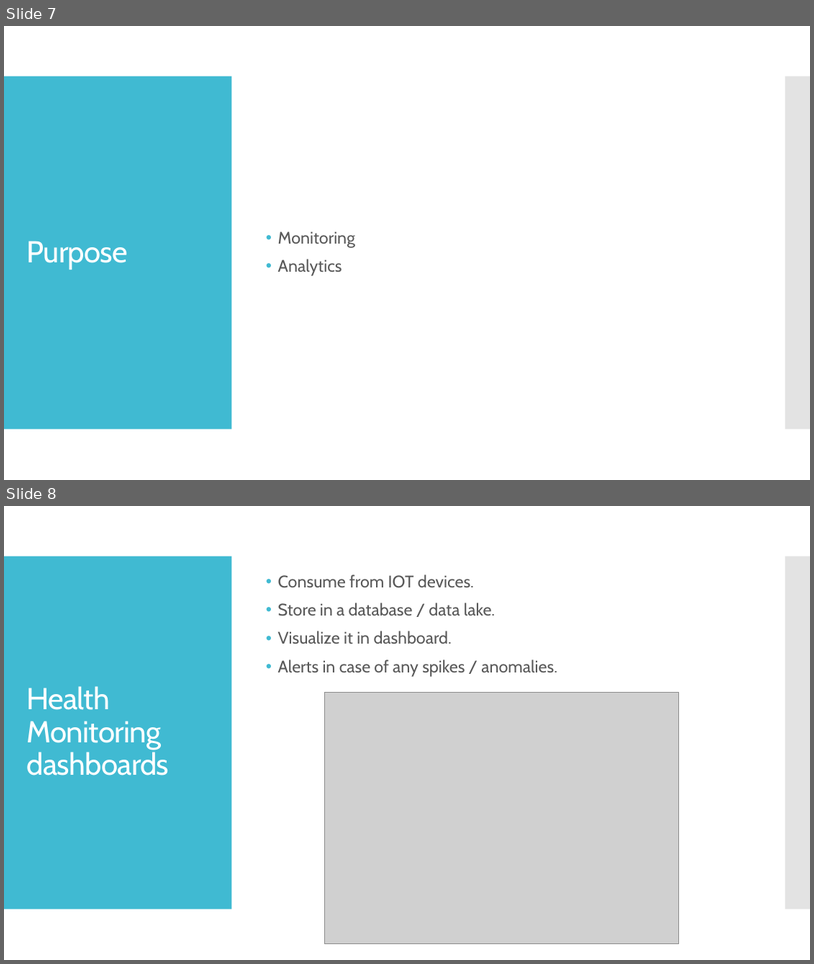
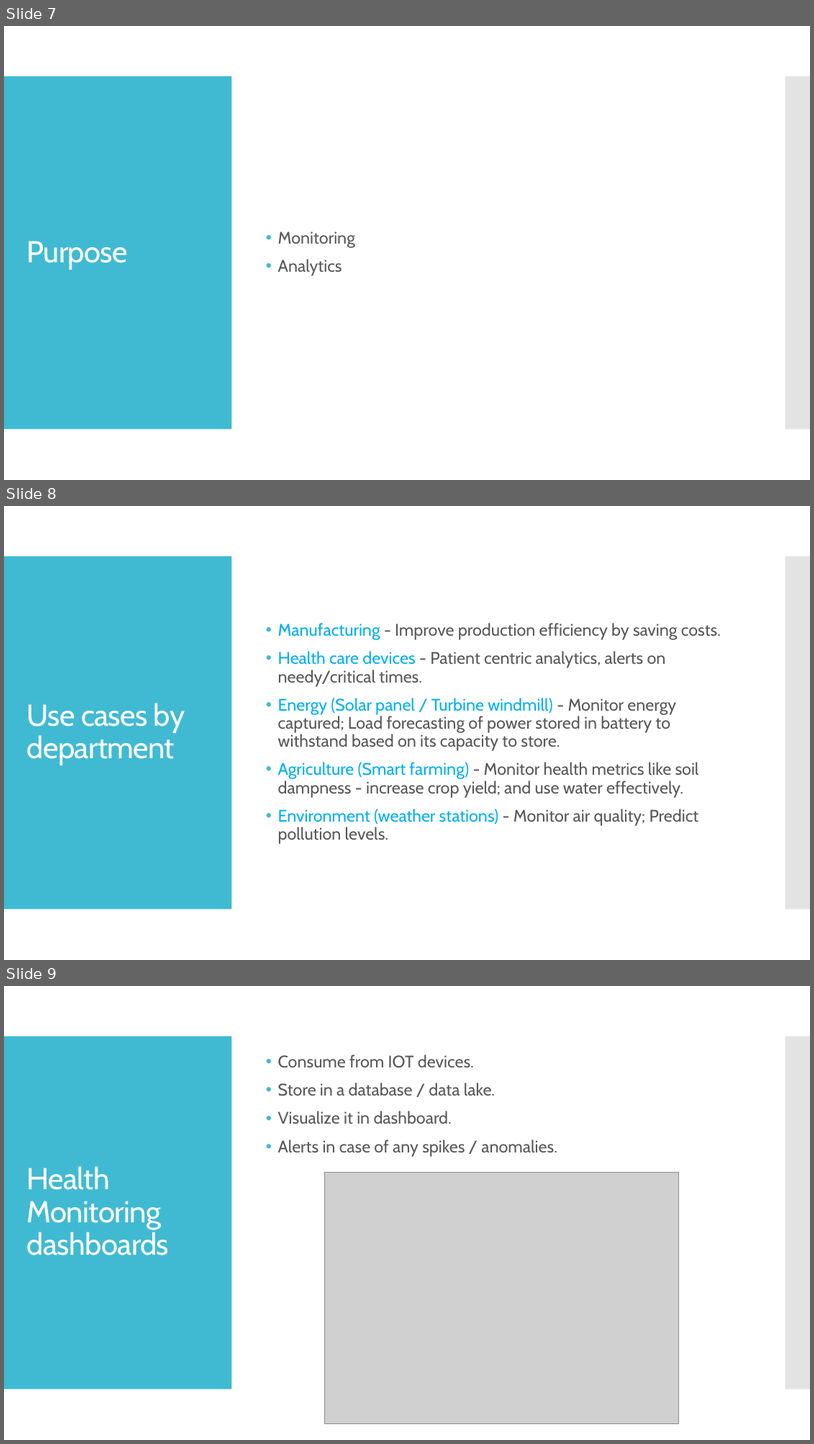
Before and after one commit to dinesarun/common, a slide deck: sessions/ChennaiAzureUserGroup/Databricks_IOT_Analytics/IOT-ML-Azure.pptx. Shown one above the other, each under a label of ours: slides 7 and 8 before the commit, slides 7, 8 and 9 after it. The pictures are 814x964 and 814x1444 pixels, drawn with LibreOffice and Linux fonts; fonts in the diff are those of the drawing; grey boxes stand for pictures. Boxes give left, top, right and bottom in pixels: in the first picture for what was removed or moved away, otherwise in the second. Text is boxed around its words. In the diff, an @@ line names an element or a change of style, - is before the commit and + after.

```diff
--- a/sessions/ChennaiAzureUserGroup/Databricks_IOT_Analytics/IOT-ML-Azure.pptx
+++ b/sessions/ChennaiAzureUserGroup/Databricks_IOT_Analytics/IOT-ML-Azure.pptx
@@ slide 8 added at (4,506,810,960), background #FFFFFF; not listed: 2 template elements that a slide beside it also shows @@
@@ text added at (278,623,721,844), 20 pt, text #595959 @@
+• Manufacturing - Improve production efficiency by saving costs.
+• Health care devices - Patient centric analytics, alerts on needy/critical times.
+• Energy (Solar panel / Turbine windmill) - Monitor energy captured; Load forecasting of power stored in battery to withstand based on its capacity to store.
+• Agriculture (Smart farming) - Monitor health metrics like soil dampness - increase crop yield; and use water effectively.
+• Environment (weather stations) - Monitor air quality; Predict pollution levels.
@@ title added at (27,703,185,765), 36 pt, text #FFFFFF @@
+Use cases by department
@@ what was slide 8 is now slide 9 @@
```
Also in this commit, not shown: 11 slides changed, 9 other slides added, 2 slides removed.
